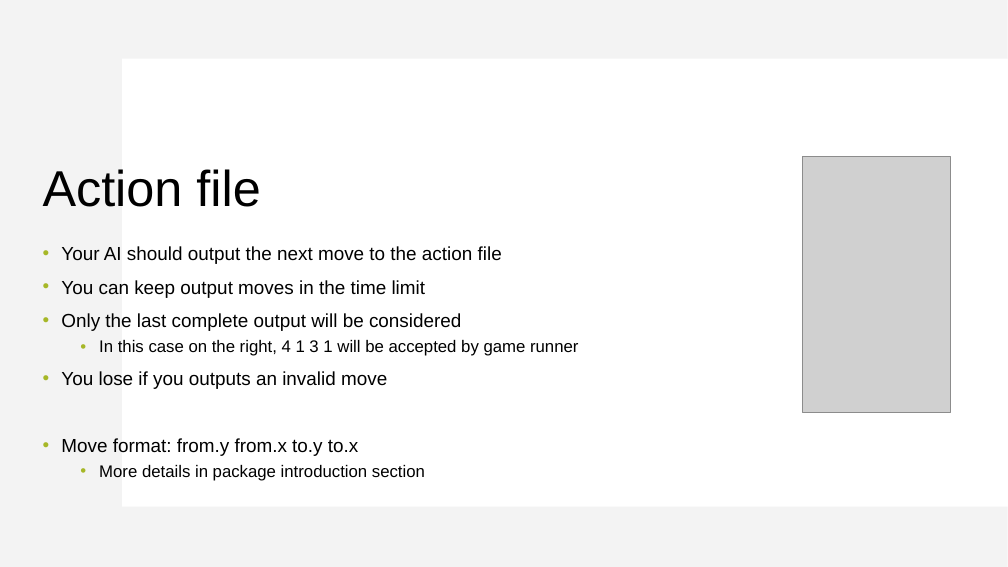
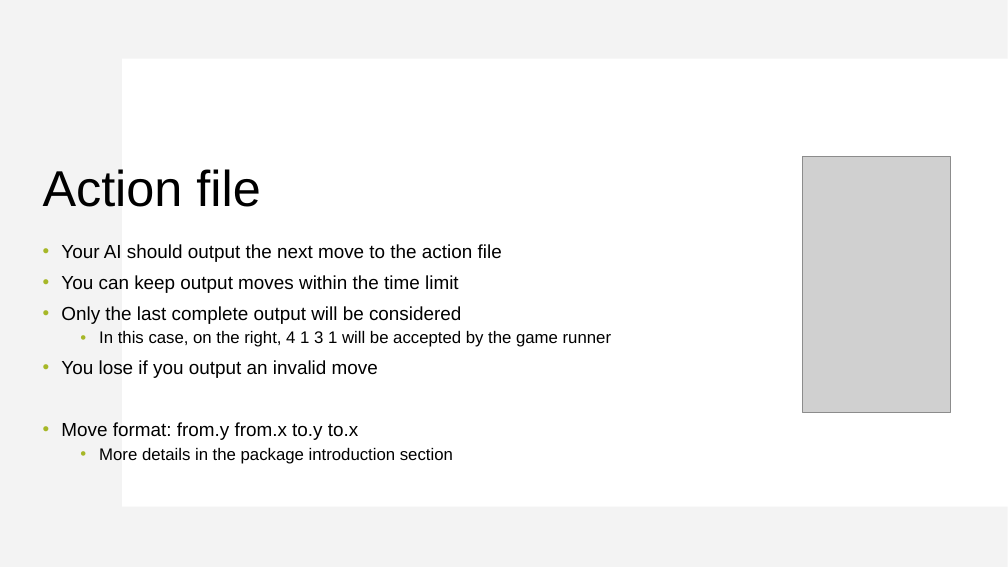
Before and after one commit to yeudah/I2P3-mingxiaa, a slide deck: slide 62 of document/Mini-Project-3-introduction.pptx. Drawn at 1008x567 pixels with LibreOffice and Linux fonts; fonts in the diff are those of the drawing; grey boxes stand for pictures. Boxes give left, top, right and bottom in pixels: in the first picture for what was removed or moved away, otherwise in the second. Text is boxed around its words. In the diff, an @@ line names an element or a change of style, - is before the commit and + after.

```diff
--- a/document/Mini-Project-3-introduction.pptx
+++ b/document/Mini-Project-3-introduction.pptx
@@ text at box(61, 244, 502, 440): line spacing 1 to 0.9 @@
@@ text at box(61, 275, 459, 293): text changed @@
-• You can keep output moves in the time limit
+• You can keep output moves within the time limit
@@ text at box(61, 331, 611, 378): text changed @@
-  • In this case on the right, 4 1 3 1 will be accepted by game runner
-• You lose if you outputs an invalid move
+  • In this case, on the right, 4 1 3 1 will be accepted by the game runner
+• You lose if you output an invalid move
@@ text at box(99, 448, 453, 464): text changed @@
-  • More details in package introduction section
+  • More details in the package introduction section
```
Also in this commit, not shown: 22 other slides changed.
